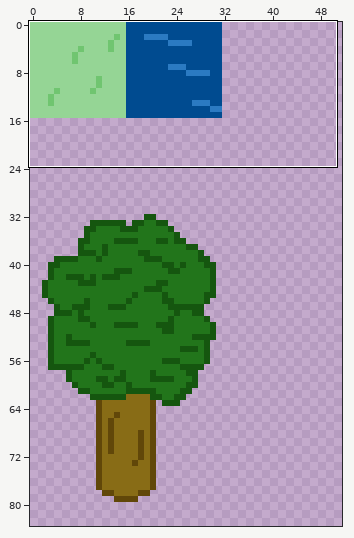
Edited in one commit: sprite sheet (client/assets/tileset.png). The picture above shows the old version from afar; the outline marks the close-up.
Close-up. Before the edit:
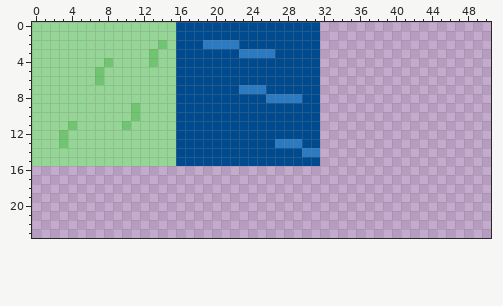
The file is 256x256 pixels. Shown: x 0..50, y 0..23. The wide view leaves out empty margins.
The same view after the edit:
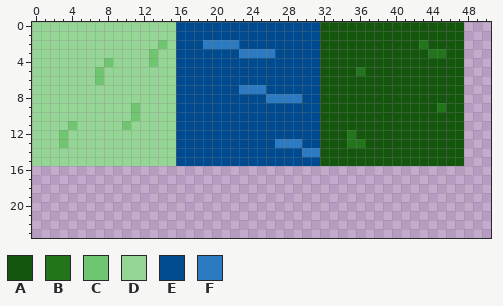
Palette (. is transparent): A #15560f  B #22751b  C #70c570  D #95d595  E #004b90  F #2b7ac2
Change:
{"y":0,"x":32,"old":"................","new":"AAAAAAAAAAAAAAAA"}
{"y":1,"x":32,"old":"................","new":"AAAAAAAAAAAAAAAA"}
{"y":2,"x":32,"old":"................","new":"AAAAAAAAAAABAAAA"}
{"y":3,"x":32,"old":"................","new":"AAAAAAAAAAAABBAA"}
{"y":4,"x":32,"old":"................","new":"AAAAAAAAAAAAAAAA"}
{"y":5,"x":32,"old":"................","new":"AAAABAAAAAAAAAAA"}
{"y":6,"x":32,"old":"................","new":"AAAAAAAAAAAAAAAA"}
{"y":7,"x":32,"old":"................","new":"AAAAAAAAAAAAAAAA"}
{"y":8,"x":32,"old":"................","new":"AAAAAAAAAAAAAAAA"}
{"y":9,"x":32,"old":"................","new":"AAAAAAAAAAAAABAA"}
{"y":10,"x":32,"old":"................","new":"AAAAAAAAAAAAAAAA"}
{"y":11,"x":32,"old":"................","new":"AAAAAAAAAAAAAAAA"}
{"y":12,"x":32,"old":"................","new":"AAABAAAAAAAAAAAA"}
{"y":13,"x":32,"old":"................","new":"AAABBAAAAAAAAAAA"}
{"y":14,"x":32,"old":"................","new":"AAAAAAAAAAAAAAAA"}
{"y":15,"x":32,"old":"................","new":"AAAAAAAAAAAAAAAA"}
{"label":"added","picture_box":[320,22,464,166]}
